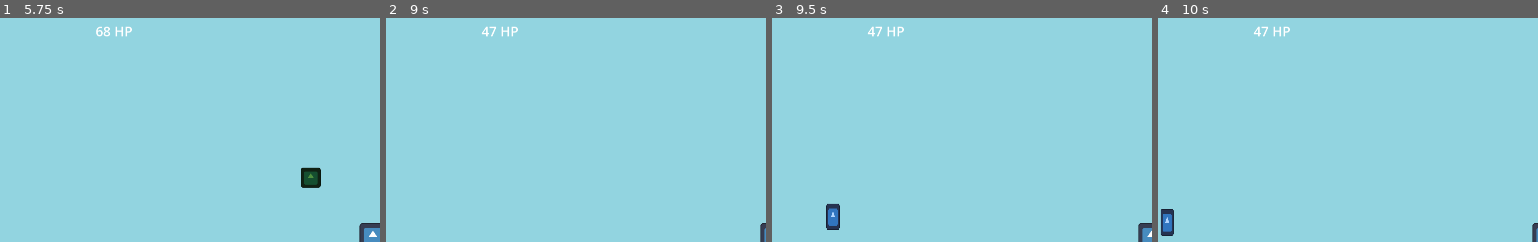
Above: before the commit, frames 1-4 (left to right).
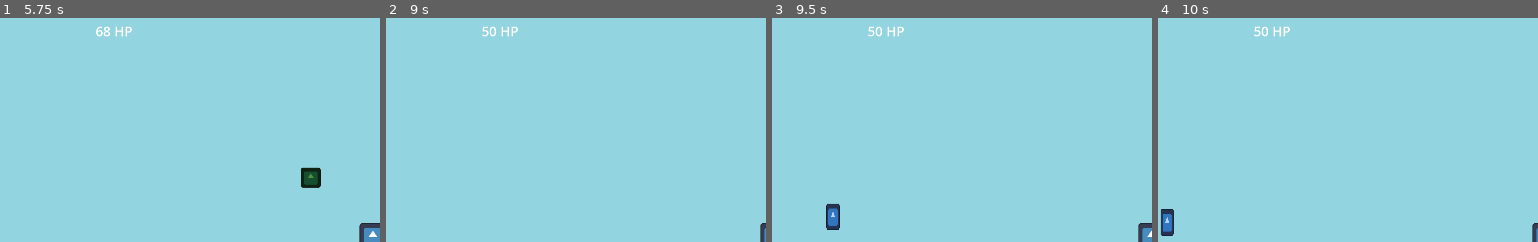
Above: after the commit, the same moments.

Repository: HeroHunterIguess/untitled-wip-game
Game: Godot game, scene res://scenes/worlds/test_scene.tscn
Two runs of this game, one before a commit and one after it. Both use one fixed random seed, a clock stepped at 60 frames per second and the inputs below. This scene is started directly instead of the project's main scene. The engine's default icon, where the game draws it, is replaced by a stand-in: a white triangle on a blue panel in a dark square.
Inputs (mouse positions are % of the whole screen's width and height, from its top left):
- Up to frame 1 (5.75 s): move the mouse to (76, 45) at 0.52 s; hold D (right) 0.53-2.03 s; tap Q (burst) at 0.6, 1.55, 2.85, 4.55 s; tap Space (double jump) at 0.77, 1.52, 3.02, 3.77, 4.52 s; right-click (76, 45) at 0.8 s; move the mouse to (32, 55) at 1.27 s; right-click (32, 55) at 1.35 s; move the mouse to (63, 28) at 2.02 s; hold A (left) 2.03-2.78 s; tap E (air_freeze) at 2.1 s; right-click (63, 28) at 2.3 s; move the mouse to (47, 70) at 2.77 s; hold D (right) 2.78-4.28 s; move the mouse to (84, 65) at 3.52 s; tap Shift (dash) at 3.6 s; right-click (84, 65) at 3.8 s; move the mouse to (21, 35) at 4.27 s; hold A (left) 4.28-5.03 s; right-click (21, 35) at 4.35 s; move the mouse to (58, 50) at 5.02 s; hold D (right) from 5.03 s (still down); tap F (ground_slam) at 5.1 s; right-click (58, 50) at 5.3 s
- Up to frame 2 (9 s): move the mouse to (37, 25) at 5.77 s; release D (right) at 5.78 s; hold A (left) 5.78-7.28 s; click (37, 25) at 5.85 s; tap Space (double jump) at 6.02, 6.77, 7.52 s; tap Q (burst) at 6.05, 6.6, 7.55, 8.85 s; move the mouse to (76, 45) at 6.52 s; right-click (76, 45) at 6.8 s; move the mouse to (32, 55) at 7.27 s; hold D (right) from 7.28 s (still down); right-click (32, 55) at 7.35 s; move the mouse to (63, 28) at 8.02 s; tap E (air_freeze) at 8.1 s; right-click (63, 28) at 8.3 s; move the mouse to (47, 70) at 8.77 s
- Up to frame 3 (9.5 s): keep holding D (right); tap Space (double jump) at 9.02 s
- Up to frame 4 (10 s): move the mouse to (84, 65) at 9.52 s; release D (right) at 9.53 s; hold A (left) from 9.53 s (still down); tap Shift (dash) at 9.6 s; tap Space (double jump) at 9.77 s; right-click (84, 65) at 9.8 s
The pictures show only the part of the screen within x 45-95%, y 0-50%; the shares and areas given below are measured in that part.

Frame 1 is identical in both runs. In frame 2, 0.1% of the frame differs, in the area x 25-29%, y 3-9%; in frame 3, 0.1%; in frame 4, 0.1%.

Commit message:
general improvements

Diff:
--- a/scenes/enemy_types/burst_enemy.tscn
+++ b/scenes/enemy_types/burst_enemy.tscn
@@ -10,7 +10,7 @@
 size = Vector2(50, 50)
 
 [sub_resource type="CircleShape2D" id="CircleShape2D_d0to3"]
-radius = 64.0
+radius = 60.926186
 
 [node name="burst_enemy" type="CharacterBody2D" unique_id=2141503813]
 script = ExtResource("1_fkmm3")
--- a/scripts/game/attacks/enemy_burst_attack.gd
+++ b/scripts/game/attacks/enemy_burst_attack.gd
@@ -1,6 +1,6 @@
 extends Area2D
 
-const DAMAGE = 15
+const DAMAGE = 12
 const KNOCKBACK = 1175
 
 func _on_area_entered(area: Area2D) -> void:
@@ -18,4 +18,4 @@
 				object.take_kb(KNOCKBACK, true)
 
 	await get_tree().create_timer(0.15).timeout
-	queue_free()
+	self.queue_free()
--- a/scripts/game/attacks/grenade.gd
+++ b/scripts/game/attacks/grenade.gd
@@ -20,12 +20,11 @@
 func _on_initial_hit_area_entered(_area: Area2D) -> void:
 	hit_something = true
 
-
 # explode when it hits an enemy
 func _on_explosion_radius_area_entered(area: Area2D) -> void:
 	# UPDATE THIS TO ENSURE ITS NOT CALLING FUNCTIONS ON ANOTHER GRENADE INSTANCE WHICH ERRORS
-	if !area.is_in_group("player") && hit_something:
-		var object = area.get_parent()
+	var object = area.get_parent()
+	if !object.is_in_group("player") && hit_something:
 
 		if object.has_method("take_damage"):
 			object.health = object.take_damage(object.health, DAMAGE)
